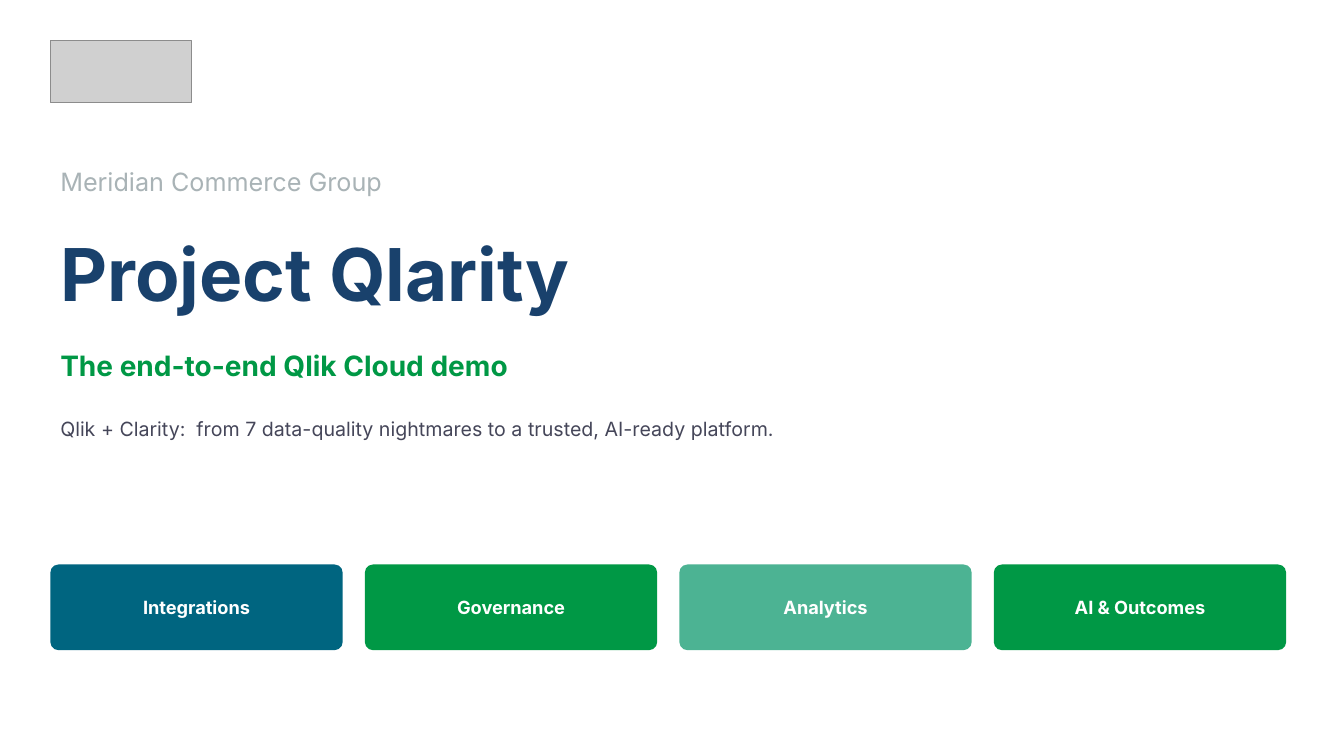
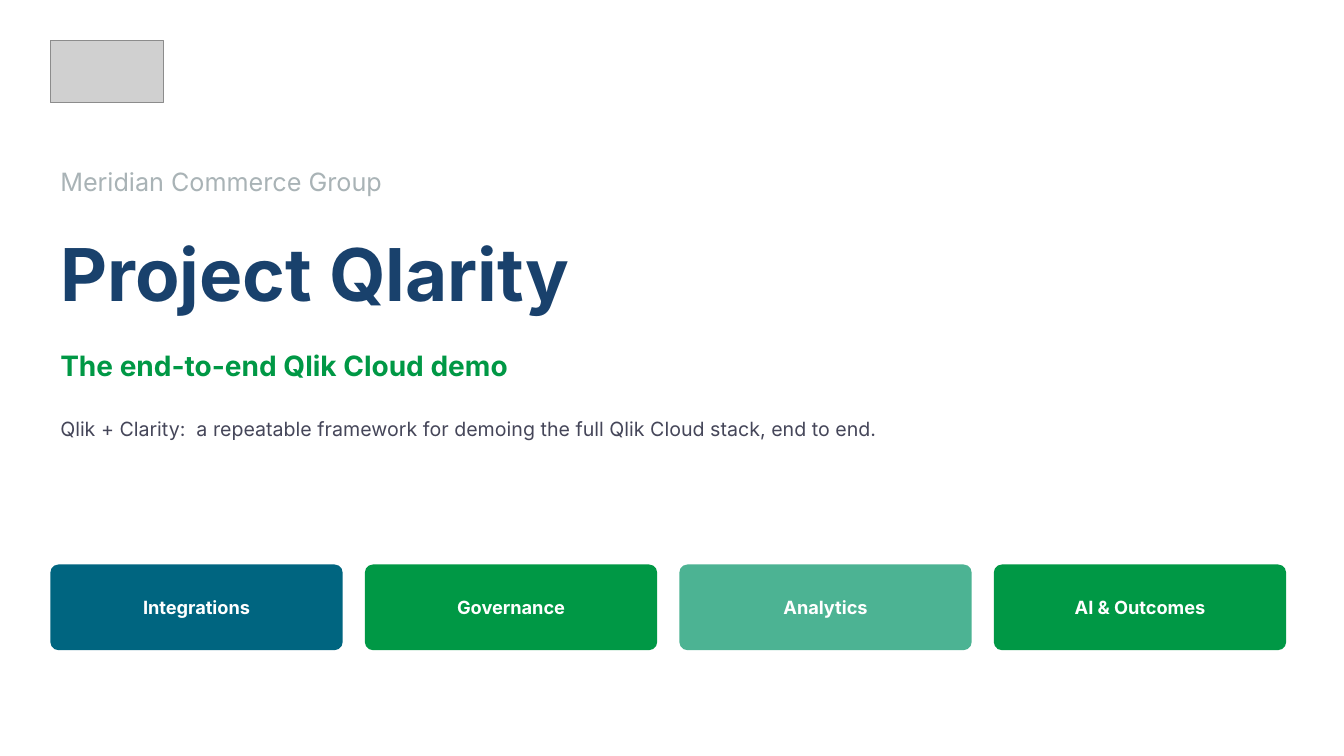
Before and after one commit to robertschoenfeldqlik/meridan_retail_group_qlik_demo_assets, a slide deck: slide 1 of MCG_Project_Qlarity_Summary.pptx. Drawn at 1344x756 pixels with LibreOffice and Linux fonts; fonts in the diff are those of the drawing; grey boxes stand for pictures; background and template pictures are left out. Boxes give left, top, right and bottom in pixels: in the first picture for what was removed or moved away, otherwise in the second. Text is boxed around its words. In the diff, an @@ line names an element or a change of style, - is before the commit and + after.

```diff
--- a/MCG_Project_Qlarity_Summary.pptx
+++ b/MCG_Project_Qlarity_Summary.pptx
@@ picture: place and size @@
-picture at [50, 40, 192, 103]
+picture at [50, 40, 163, 103]
@@ text at [60, 421, 876, 440]: text changed @@
-Qlik + Clarity: from 7 data-quality nightmares to a trusted, AI-ready platform.
+Qlik + Clarity: a repeatable framework for demoing the full Qlik Cloud stack, end to end.
```
Also in this commit, not shown: 12 other slides changed, 7 other files.
